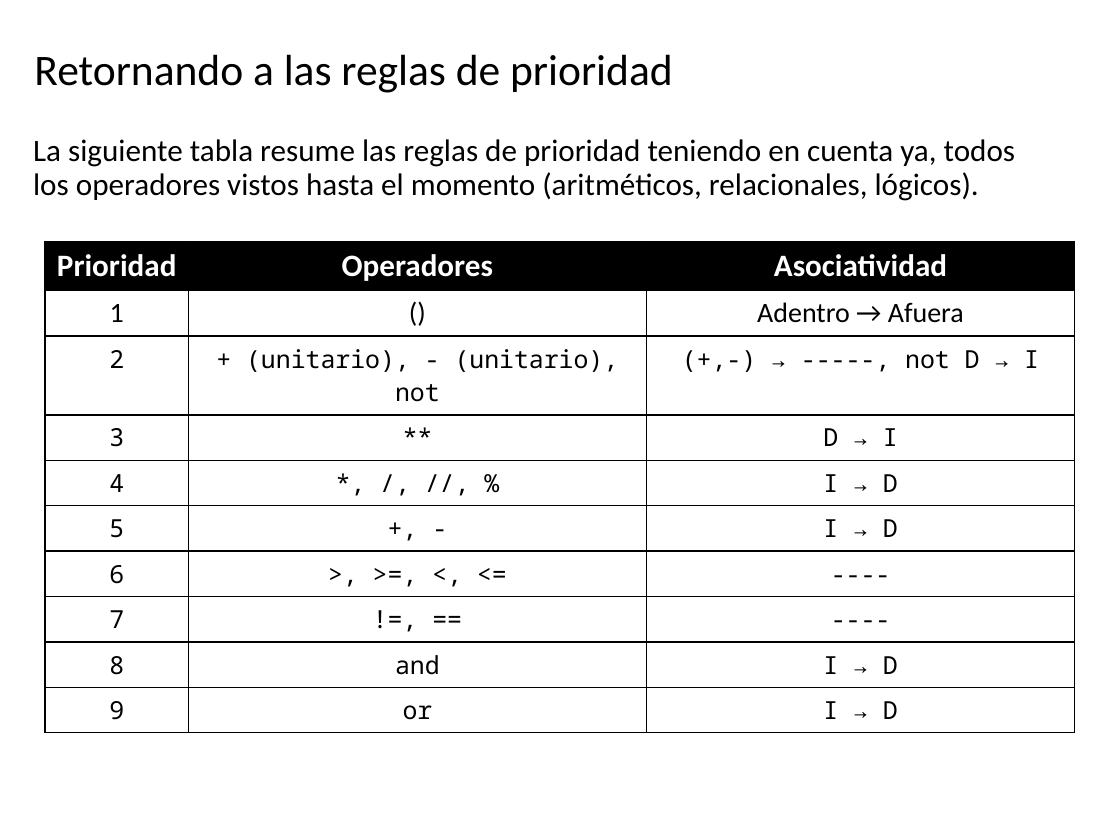
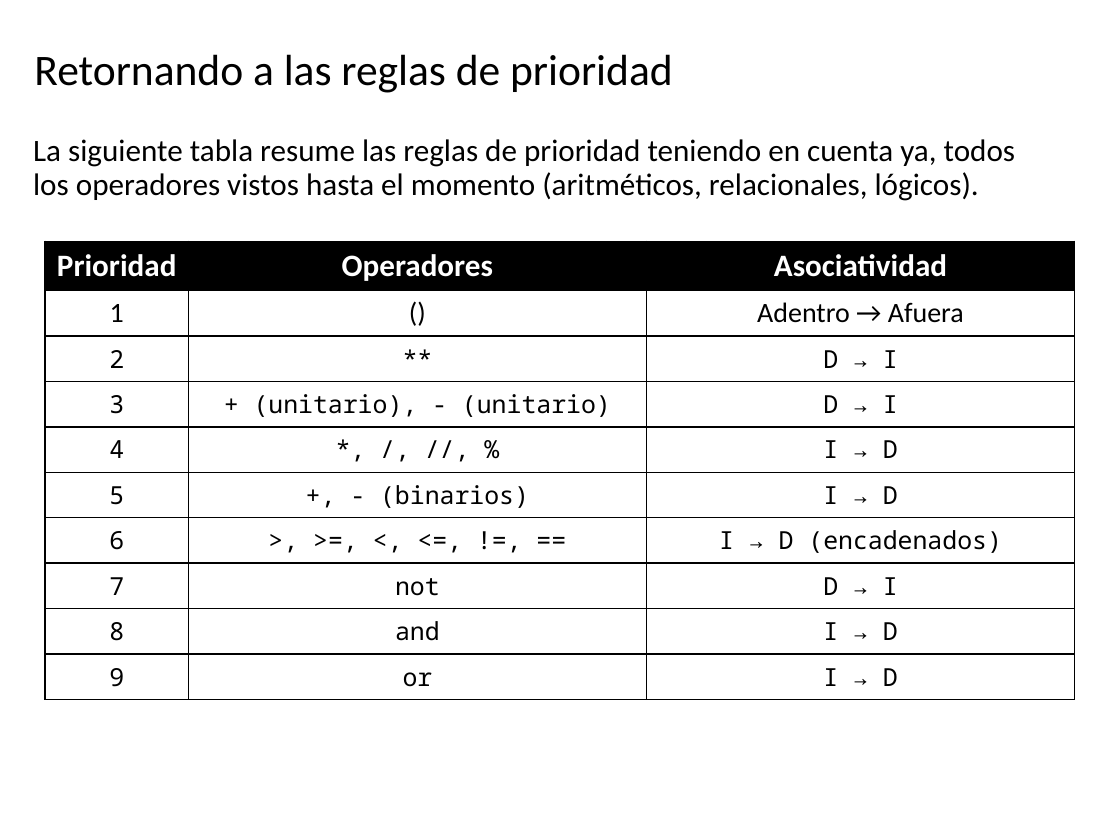
Before and after one commit to algoritmos-UdeA/logica1-20262, a slide deck: slide 18 of clases/4/teoria/clase-04.pptx. Drawn at 1120x840 pixels with LibreOffice and Linux fonts; fonts in the diff are those of the drawing. Boxes give left, top, right and bottom in pixels: in the first picture for what was removed or moved away, otherwise in the second. Text is boxed around its words. In the diff, an @@ line names an element or a change of style, - is before the commit and + after.

Commit message:
Clase 4 actualizada
Se corrige un error grave en la tabla de prioridad y asociatividad para todos los operadores

```diff
--- a/clases/4/teoria/clase-04.pptx
+++ b/clases/4/teoria/clase-04.pptx
@@ table at <box>45,241,1075,698</box> @@
-row 3, column 2: + (unitario), - (unitario), not
+row 3, column 2: **
-row 3, column 3: (+,-) → -----, not D → I
+row 3, column 3: D → I
-row 4, column 2: **
+row 4, column 2: + (unitario), - (unitario)
-row 6, column 2: +, -
+row 6, column 2: +, - (binarios)
-row 7, column 2: >, >=, <, <=
+row 7, column 2: >, >=, <, <=, !=, ==
-row 7, column 3: ----
+row 7, column 3: I → D (encadenados)
-row 8, column 2: !=, ==
+row 8, column 2: not
-row 8, column 3: ----
+row 8, column 3: D → I
```
Also in this commit, not shown: 1 other file.
